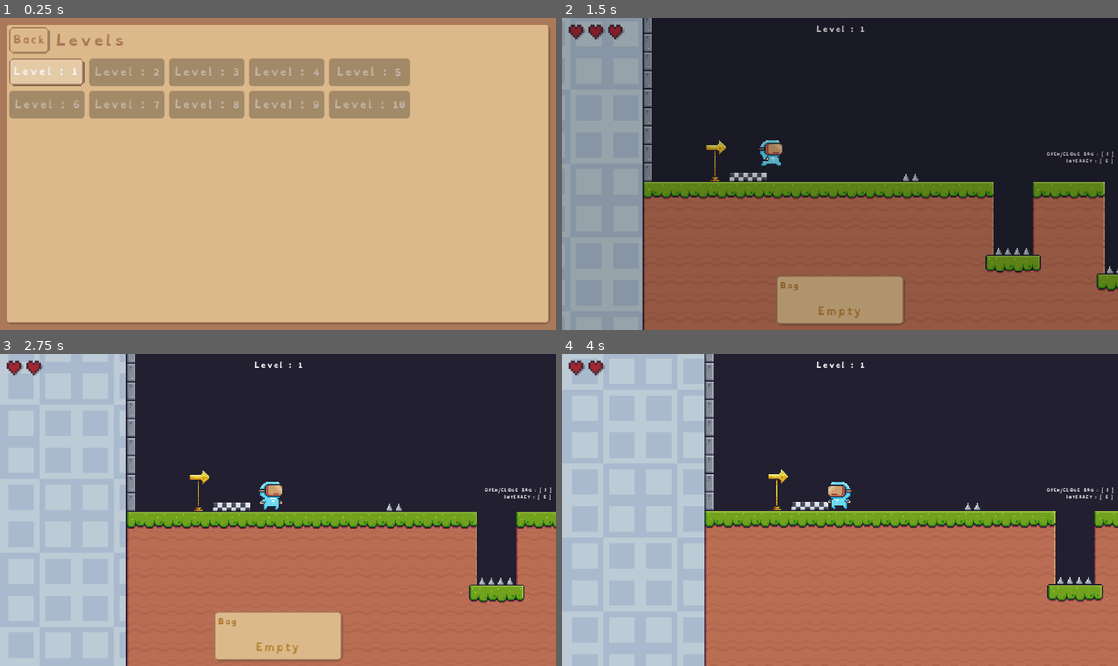
Above: before the commit, frames 1-4 (two rows, left to right).
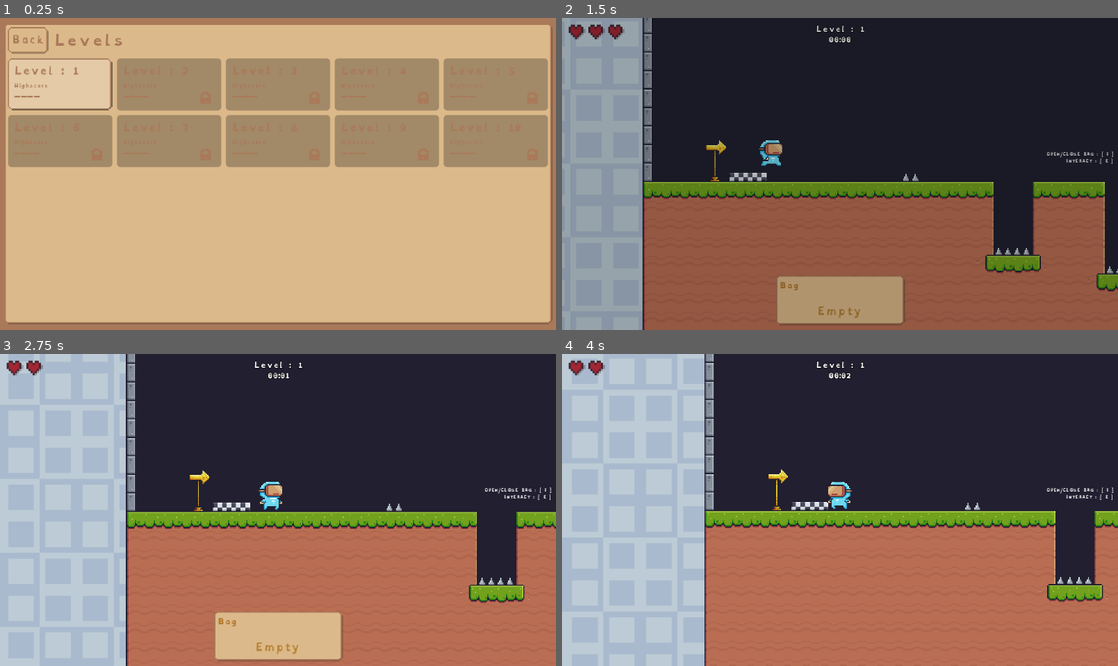
Above: after the commit, the same moments.

Repository: bennytha/platformer
Game: Godot game, scene res://game/screens/level_selection/stage_select_menu.tscn
The game is run twice, just before and just after one commit, with the same random seed, the same clock (stepped at 60 frames per second) and the same inputs. This scene is started directly instead of the project's main scene.
Inputs (mouse positions are in pixels of both pictures, inside the frame that each line leads up to):
- Up to frame 1 (0.25 s): no input
- Up to frame 2 (1.5 s): click (606, 71) at 0.5 s, where only the run before the commit has a clickable "Level : 1"; tap Enter at 1.25 s; move the mouse to (962, 158) at 1.27 s; hold D (move_right) from 1.28 s (still down); tap I (bag) at 1.35 s; click (962, 158) at 1.42 s
- Up to frame 3 (2.75 s): tap Space (jump) at 1.52 s; release D (move_right) at 2 s; drag from (166, 525) to (339, 506) at 2.02 s
- Up to frame 4 (4 s): move the mouse to (895, 441) at 2.77 s; hold A (move_left) 2.78-3.5 s; tap I (bag) at 2.85 s; drag from (812, 572) to (1067, 581) at 3.52 s

The runs differ from the first frame. In frame 1, 25% of the frame differs, in the area x 1-100%, y 2-99%; in frame 2, less than 0.1%; in frame 3, less than 0.1%; in frame 4, less than 0.1%.

Commit message:
score system added for levels

Diff:
--- a/autoload/script/event_bus.gd
+++ b/autoload/script/event_bus.gd
@@ -10,4 +10,11 @@
 
 # Variables
 var current_game: LevelModel
-var game_won:bool = false
+var game_won: bool = false
+var won_game_metadata: Dictionary[String, int] = {
+	"lives": 0,
+	"collectables": 0,
+	"time_in_seconds": 0,
+	"total":0,
+	"change":0
+}
--- a/autoload/script/level_manager.gd
+++ b/autoload/script/level_manager.gd
@@ -32,10 +32,24 @@
 		return player_progress[level_id].get("completed", false)
 	return false
 
-func complete_level(level_id: String):
+func get_meta_data(level_id: String) -> Dictionary:
+	if player_progress.has(level_id):
+		return player_progress[level_id].duplicate(true)
+	return {}
+
+func complete_level(level_id: String, level_meta_data: Dictionary):
 	if not player_progress.has(level_id):
 		player_progress[level_id] = {}
 	player_progress[level_id]["completed"] = true
+	if level_meta_data and level_meta_data.has("total"):
+		var previous_total: int = int(player_progress[level_id].get("total", 0))
+		var new_total: int = int(level_meta_data.get("total", 0))
+		if previous_total <= new_total:
+			player_progress[level_id]["lives"] = int(level_meta_data.get("lives", 0))
+			player_progress[level_id]["collectables"] = int(level_meta_data.get("collectables", 0))
+			player_progress[level_id]["time_in_seconds"] = float(level_meta_data.get("time_in_seconds", 0))
+			player_progress[level_id]["total"] = new_total
+
 	# extra features
 	#player_progress[level_id]["stars_earned"] = 3
 	#player_progress[level_id]["best_time"] = 42.5
--- a/game/actors/player/player.gd
+++ b/game/actors/player/player.gd
@@ -6,6 +6,7 @@
 @onready var state_machine: StateMachine = $StateMachine
 @onready var animated_sprite_2d: AnimatedSprite2D = $AnimatedSprite2D
 @onready var health_component: HealthComponent = $HealthComponent
+@onready var inventory_component: InventoryComponent = $InventoryComponent
 @onready var camera_2d: Camera2D = $Camera2D
 
 @onready var jump_audio: AudioStreamPlayer2D = $JumpAudio
--- a/game/screens/game_conatiner/game_container.gd
+++ b/game/screens/game_conatiner/game_container.gd
@@ -5,6 +5,7 @@
 @onready var level_container: Node = $LevelContainer
 @onready var player: CharacterBody2D = $Player/Player
 @onready var pause_menu: Control = $UI/PauseMenu
+@onready var hud: Control = $UI/MarginContainer/HUD
 
 signal show_bag(show:bool)
 signal show_menu(show:bool)
@@ -85,5 +86,34 @@
 
 func _placer_won() -> void:
 	EventBus.game_won = true
-	LevelManager.complete_level(EventBus.current_game.level_id)
+	var data = set_won_game_stats()
+	EventBus.won_game_metadata = data
+	LevelManager.complete_level(EventBus.current_game.level_id,data)
 	SceneChanger.switch_level(game_over_scene_path)
+
+
+func set_won_game_stats() :
+	var previous_score = LevelManager.get_meta_data(EventBus.current_game.level_id)
+	var current_score :Dictionary[String, int] = {
+		"lives": int(player.health_component.current_health * 1000),
+		"collectables": int(player.inventory_component.items.size() * 100),
+		"time_in_seconds": int(hud.elapsed_time) * 10,
+		"total": 0,
+	}
+	current_score["total"] = current_score["lives"] + current_score["collectables"] - current_score["time_in_seconds"]
+	var updated_stats = {}
+	# If both previous and current scores are dictionaries, compute change in `total`
+	if typeof(previous_score) == TYPE_DICTIONARY and typeof(current_score) == TYPE_DICTIONARY:
+		var prev_total = previous_score.get("total", 0)
+		var curr_total = current_score.get("total", 0)
+		var change = curr_total - prev_total
+		if curr_total != change:
+			current_score["change"] = change
+		updated_stats = current_score.duplicate()
+	elif typeof(current_score) == TYPE_DICTIONARY:
+		# No previous data, but current exists — just use current
+		updated_stats = current_score.duplicate()
+	else:
+		updated_stats = {}
+
+	return updated_stats
--- a/game/screens/game_over/game_over.gd
+++ b/game/screens/game_over/game_over.gd
@@ -1,6 +1,7 @@
 extends Node2D
 @onready var title: Label = $CanvasLayer/VBoxContainer/Title
 @onready var quote: Label = $CanvasLayer/VBoxContainer/Quote
+@onready var game_stats: VBoxContainer = $CanvasLayer/VBoxContainer/GameStats
 
 @onready var lost: HBoxContainer = $CanvasLayer/MarginContainer/Lost
 @onready var won: HBoxContainer = $CanvasLayer/MarginContainer/Won
@@ -48,12 +49,80 @@
 		won.show()
 		title.text = 'Victory!'
 		quote.text = victory_quotes[randi() % victory_quotes.size()]
+		_render_stats(EventBus.won_game_metadata)
 	else:
 		lost.show()
 		retry.grab_focus()
 		title.text = 'Wasted!'
 		quote.text = defeat_quotes[randi() % defeat_quotes.size()]
 
+func _render_stats(stats: Dictionary) -> void:
+	#game_stats.clear()
+	stats.erase('completed')
+
+	for key in stats.keys():
+		var display_key = _format_stat_key(key)
+		var value_label = str(stats[key])
+		if stats[key] == 0:
+			continue
+		var row = HBoxContainer.new()
+		row.size_flags_horizontal = Control.SIZE_EXPAND_FILL
+
+		if key == 'change':
+			if stats[key] != 0:
+				if stats[key] > 0:
+					display_key = 'Score improved by'
+				else:
+					display_key = 'Score diminish by'
+		var key_label = Label.new()
+		key_label.text = display_key
+		key_label.custom_minimum_size = Vector2(100,0)
+		key_label.size_flags_horizontal = Control.SIZE_EXPAND_FILL
+		key_label.horizontal_alignment = 0
+		key_label.theme = title.theme
+		key_label.add_theme_font_size_override('font_size', 6)
+
+		var value = Label.new()
+		var formated_value = ''
+		if key == 'time_in_seconds':
+			formated_value ='-'+ value_label
+		else:
+			formated_value = value_label
+		value.text = formated_value
+		value.size_flags_horizontal = Control.SIZE_EXPAND_FILL
+		value.horizontal_alignment = 2
+		value.theme = title.theme
+		value.add_theme_font_size_override('font_size', 6)
+
+		var positive_color = Color(0.6, 0.902, 0.6, 0.765)
+		var negative_color = Color(0.902, 0.6, 0.6, 0.765)
+		var light_color = Color(1.0, 1.0, 1.0, 0.765)
+		if key != 'total':
+				key_label.modulate = light_color
+				value.modulate = light_color
+		# Colorize the `change` row: green for positive, red for negative
+		if key == 'change':
+			var change_val = stats[key]
+			if typeof(change_val) == TYPE_STRING:
+				change_val = float(str(change_val))
+			if change_val > 0:
+				# show explicit plus for positive change
+				value.text = '+' + value.text
+				key_label.modulate = positive_color
+				value.modulate = positive_color
+			elif change_val < 0:
+				key_label.modulate = negative_color
+				value.modulate = negative_color
+
+		if key == 'time_in_seconds':
+			value.modulate = negative_color
+
+		row.add_child(key_label)
+		row.add_child(value)
+		game_stats.add_child(row)
+
+func _format_stat_key(key: String) -> String:
+	return key.capitalize().replace('_', ' ')
 
 func _on_home_pressed() -> void:
 	SceneChanger.change_scene(start_screen_path)
--- a/game/screens/game_over/game_over.tscn
+++ b/game/screens/game_over/game_over.tscn
@@ -6,6 +6,9 @@
 
 [node name="GameOver" type="Node2D" unique_id=1970998325]
 script = ExtResource("1_g34do")
+start_screen_path = null
+levels_screen_path = null
+game_container_path = null
 
 [node name="CanvasLayer" type="CanvasLayer" parent="." unique_id=1361901612]
 
@@ -45,6 +48,13 @@
 text = "The shadows claim another brave soul. Rest now, before the loop begins anew."
 horizontal_alignment = 1
 autowrap_mode = 2
+
+[node name="GameStats" type="VBoxContainer" parent="CanvasLayer/VBoxContainer" unique_id=514647285]
+custom_minimum_size = Vector2(74, 0)
+layout_mode = 2
+size_flags_horizontal = 4
+size_flags_vertical = 4
+theme_override_constants/separation = -1
 
 [node name="MarginContainer" type="MarginContainer" parent="CanvasLayer" unique_id=589394189]
 anchors_preset = 3
--- a/game/screens/hud_ui/hud.gd
+++ b/game/screens/hud_ui/hud.gd
@@ -3,7 +3,12 @@
 @onready var keyboard_ui: Control = $KeyboardUI
 @onready var xbox_controller_ui: Control = $XboxControllerUI
 @onready var label: Label = $Label
+@onready var timer: Label = $Timer
 @onready var bag: Control = $Bag
+
+# elapsed timer (seconds)
+var elapsed_time: float = 0.0
+var timer_running: bool = false
 
 # Inside any enemy, trap, or UI element script
 var local_bus: GameContainer
@@ -21,6 +26,17 @@
 
 	InputManager.device_changed.connect(_on_device_changed)
 	update_hint(InputManager.current_device)
+
+	# start elapsed timer
+	elapsed_time = 0.0
+	timer_running = true
+	timer.text = str(int(elapsed_time))
+
+func _process(delta: float) -> void:
+	if timer_running:
+		elapsed_time += delta
+		# show as MM:SS
+		timer.text = format_time(elapsed_time)
 
 func toggle_bag(value:bool):
 	bag.visible = value
@@ -40,5 +56,17 @@
 	elif device == InputManager.DeviceType.KEYBOARD_MOUSE:
 		keyboard_ui.visible = true
 
+func format_time(seconds: float) -> String:
+	var total := int(seconds)
+	var mins := total / 60
+	var secs := total % 60
+	var mins_str := str(mins)
+	var secs_str := str(secs)
+	if mins < 10:
+		mins_str = "0" + mins_str
+	if secs < 10:
+		secs_str = "0" + secs_str
+	return mins_str + ":" + secs_str
+
 func _on_pause_menu_pressed() -> void:
 	local_bus.show_menu.emit(true)
--- a/game/screens/hud_ui/hud.tscn
+++ b/game/screens/hud_ui/hud.tscn
@@ -92,12 +92,30 @@
 anchor_right = 0.5
 offset_left = -23.5
 offset_right = 23.5
-offset_bottom = 23.0
+offset_bottom = 12.0
 grow_horizontal = 2
 offset_transform_enabled = true
 theme = ExtResource("3_0wsdp")
+theme_override_constants/outline_size = 2
 theme_override_font_sizes/font_size = 6
 text = "Home"
+horizontal_alignment = 1
+
+[node name="Timer" type="Label" parent="." unique_id=277022777]
+layout_mode = 1
+anchors_preset = 5
+anchor_left = 0.5
+anchor_right = 0.5
+offset_left = -23.5
+offset_top = 9.0
+offset_right = 23.5
+offset_bottom = 21.0
+grow_horizontal = 2
+offset_transform_enabled = true
+theme = ExtResource("3_0wsdp")
+theme_override_constants/outline_size = 2
+theme_override_font_sizes/font_size = 6
+text = "00:00"
 horizontal_alignment = 1
 
 [node name="Bag" type="Control" parent="." unique_id=1967449987]
--- /dev/null
+++ b/game/screens/level_selection/level_card.gd
@@ -0,0 +1,40 @@
+class_name LevelCard
+extends Button
+
+var level_data: LevelModel
+var is_unlocked: bool = false
+var is_completed: bool = false
+
+signal stage_selected(level_data: LevelModel)
+const BLIP = preload("uid://d3rlowtnrn80")
+
+@onready var level_name: Label = $MarginContainer/VBoxContainer/Name
+@onready var highscore_value: Label = $MarginContainer/VBoxContainer/VBoxContainer/HighscoreValue
+@onready var locked: TextureRect = $MarginContainer/HBoxContainer/Locked
+@onready var completed: TextureRect = $MarginContainer/HBoxContainer/Completed
+
+
+func _ready() -> void:
+	focus_entered.connect(func(): AudioManager.play_sfx(BLIP))
+
+func setup(data: LevelModel, is_unlocked_flag: bool, is_completed_flag: bool, highscore:int=0):
+	level_data = data
+	is_unlocked = is_unlocked_flag
+	is_completed = is_completed_flag
+	level_name.text = data.level_name
+
+	# Visual feedback based on save state
+	disabled = not is_unlocked
+
+	if is_completed:
+		completed.show()
+
+	if not is_unlocked:
+		locked.show()
+
+	if highscore:
+		highscore_value.text = str(highscore)
+
+
+func _pressed():
+	stage_selected.emit(level_data)
--- /dev/null
+++ b/game/screens/level_selection/level_card.tscn
@@ -0,0 +1,78 @@
+[gd_scene format=3 uid="uid://d08q7cmvsqxso"]
+
+[ext_resource type="Script" uid="uid://s8wxd7b8gcwt" path="res://game/screens/level_selection/level_card.gd" id="1_fyjjk"]
+[ext_resource type="Theme" uid="uid://de3lxof8ce2pn" path="res://resource/theme_1.tres" id="1_m0pi1"]
+[ext_resource type="Texture2D" uid="uid://cgmodqijum3xi" path="res://assets/Icons/Lock.png" id="3_c2pct"]
+[ext_resource type="Texture2D" uid="uid://bypy8ar3ql3tk" path="res://assets/Icons/Completed.png" id="4_c2pct"]
+
+[node name="LevelCard" type="Button" unique_id=1343926078]
+custom_minimum_size = Vector2(90, 45)
+anchors_preset = 8
+anchor_left = 0.5
+anchor_top = 0.5
+anchor_right = 0.5
+anchor_bottom = 0.5
+offset_left = -45.0
+offset_top = -22.5
+offset_right = 45.0
+offset_bottom = 22.5
+grow_horizontal = 2
+grow_vertical = 2
+theme = ExtResource("1_m0pi1")
+script = ExtResource("1_fyjjk")
+
+[node name="MarginContainer" type="MarginContainer" parent="." unique_id=312187393]
+layout_mode = 1
+anchors_preset = 15
+anchor_right = 1.0
+anchor_bottom = 1.0
+grow_horizontal = 2
+grow_vertical = 2
+theme_override_constants/margin_left = 5
+theme_override_constants/margin_top = 5
+theme_override_constants/margin_right = 5
+theme_override_constants/margin_bottom = 5
+
+[node name="VBoxContainer" type="VBoxContainer" parent="MarginContainer" unique_id=735197399]
+layout_mode = 2
+theme_override_constants/separation = 0
+
+[node name="Name" type="Label" parent="MarginContainer/VBoxContainer" unique_id=1028542649]
+layout_mode = 2
+theme_override_colors/font_color = Color(0.6666667, 0.4745098, 0.34901962, 1)
+theme_override_font_sizes/font_size = 8
+text = "Level 100"
+
+[node name="VBoxContainer" type="VBoxContainer" parent="MarginContainer/VBoxContainer" unique_id=2039413676]
+layout_mode = 2
+theme_override_constants/separation = -5
+
+[node name="Highscore" type="Label" parent="MarginContainer/VBoxContainer/VBoxContainer" unique_id=577820243]
+layout_mode = 2
+theme_override_colors/font_color = Color(0.6666667, 0.4745098, 0.34901962, 1)
+theme_override_font_sizes/font_size = 4
+text = "Highscore"
+
+[node name="HighscoreValue" type="Label" parent="MarginContainer/VBoxContainer/VBoxContainer" unique_id=25053971]
+layout_mode = 2
+theme_override_colors/font_color = Color(0.6666667, 0.4745098, 0.34901962, 1)
+theme_override_font_sizes/font_size = 10
+text = "----"
+
+[node name="HBoxContainer" type="HBoxContainer" parent="MarginContainer" unique_id=884726635]
+layout_mode = 2
+size_flags_horizontal = 8
+size_flags_vertical = 8
+
+[node name="Locked" type="TextureRect" parent="MarginContainer/HBoxContainer" unique_id=1781351889]
+visible = false
+custom_maximum_size = Vector2(20, 20)
+layout_mode = 2
+size_flags_horizontal = 8
+size_flags_vertical = 8
+texture = ExtResource("3_c2pct")
+
+[node name="Completed" type="TextureRect" parent="MarginContainer/HBoxContainer" unique_id=1838173341]
+visible = false
+layout_mode = 2
+texture = ExtResource("4_c2pct")
--- a/game/screens/level_selection/stage_button.gd
+++ /dev/null
@@ -1,27 +0,0 @@
-extends Button
-
-var level_data: LevelModel
-var is_unlocked: bool = false
-var is_completed: bool = false
-
-signal stage_selected(level_data: LevelModel)
-const BLIP = preload("uid://d3rlowtnrn80")
-
-func _ready() -> void:
-	focus_entered.connect(func(): AudioManager.play_sfx(BLIP))
-
-func setup(data: LevelModel, is_unlocked_flag: bool, is_completed_flag: bool):
-	level_data = data
-	is_unlocked = is_unlocked_flag
-	is_completed = is_completed_flag
-	text = data.level_name
-
-	# Visual feedback based on save state
-	disabled = not is_unlocked
-
-	if is_completed:
-		text += " (✓)" # Simple text marker, replace with a green star icon later!
-
-func _pressed():
-	# When clicked, tell the menu which level was selected
-	stage_selected.emit(level_data)
--- a/game/screens/level_selection/stage_button.tscn
+++ /dev/null
@@ -1,10 +0,0 @@
-[gd_scene format=3 uid="uid://g3svtkbjnjib"]
-
-[ext_resource type="Theme" uid="uid://de3lxof8ce2pn" path="res://resource/theme_1.tres" id="1_p0hlq"]
-[ext_resource type="Script" uid="uid://gkvf7bjpt7j8" path="res://game/screens/level_selection/stage_button.gd" id="2_qdk4i"]
-
-[node name="StageButton" type="Button" unique_id=883285730]
-offset_right = 8.0
-offset_bottom = 8.0
-theme = ExtResource("1_p0hlq")
-script = ExtResource("2_qdk4i")
--- a/game/screens/level_selection/stage_select_menu.gd
+++ b/game/screens/level_selection/stage_select_menu.gd
@@ -34,8 +34,13 @@
 		# Otherwise, it's unlocked only if the previous level was beaten.
 		var is_unlocked = (i == 0) or previous_level_completed
 
+		var meta_data: Dictionary = LevelManager.get_meta_data(current_level.level_id)
+
+		var highscore := 0
+		if meta_data.has("total"):
+			highscore = int(meta_data.get("total", 0))
 		# Configure the button
-		btn.setup(current_level, is_unlocked, is_completed)
+		btn.setup(current_level, is_unlocked, is_completed, highscore)
 
 		# Connect the button's signal to our scene-changing logic
 		btn.stage_selected.connect(_on_stage_button_selected)
--- a/game/screens/level_selection/stage_select_menu.tscn
+++ b/game/screens/level_selection/stage_select_menu.tscn
@@ -1,8 +1,8 @@
 [gd_scene format=3 uid="uid://bytcvrmn8w78q"]
 
 [ext_resource type="Script" uid="uid://b0pjyk3q87w88" path="res://game/screens/level_selection/stage_select_menu.gd" id="1_3wxok"]
+[ext_resource type="PackedScene" uid="uid://d08q7cmvsqxso" path="res://game/screens/level_selection/level_card.tscn" id="2_2le27"]
 [ext_resource type="Theme" uid="uid://de3lxof8ce2pn" path="res://resource/theme_1.tres" id="2_kn5cd"]
-[ext_resource type="PackedScene" uid="uid://g3svtkbjnjib" path="res://game/screens/level_selection/stage_button.tscn" id="2_t7rrn"]
 [ext_resource type="Script" uid="uid://dqnh0xelrcfao" path="res://common/script/button_script.gd" id="4_2le27"]
 
 [node name="StageSelectMenu" type="Control" unique_id=38964828]
@@ -13,7 +13,7 @@
 grow_horizontal = 2
 grow_vertical = 2
 script = ExtResource("1_3wxok")
-button_template = ExtResource("2_t7rrn")
+button_template = ExtResource("2_2le27")
 
 [node name="ColorRect" type="ColorRect" parent="." unique_id=952526301]
 layout_mode = 1
--- a/game/screens/start_screen/ui/start_screen_menu.gd
+++ b/game/screens/start_screen/ui/start_screen_menu.gd
@@ -14,7 +14,6 @@
 	current_game_status = LevelManager.get_game_start_info()
 	play.text = current_game_status.label
 	play.grab_focus()
-	print(LevelManager.is_new_game())
 
 func _on_test_level_pressed() -> void:
 	EventBus.current_game = TEST_LEVEL
Binary file added: assets/Icons/Completed.png
Not shown, added: assets/Icons/Completed.png.import
Binary file added: assets/Icons/Lock.png
Not shown, added: assets/Icons/Lock.png.import
Not shown, added: game/screens/level_selection/level_card.gd.uid
Not shown, removed: game/screens/level_selection/stage_button.gd.uid
